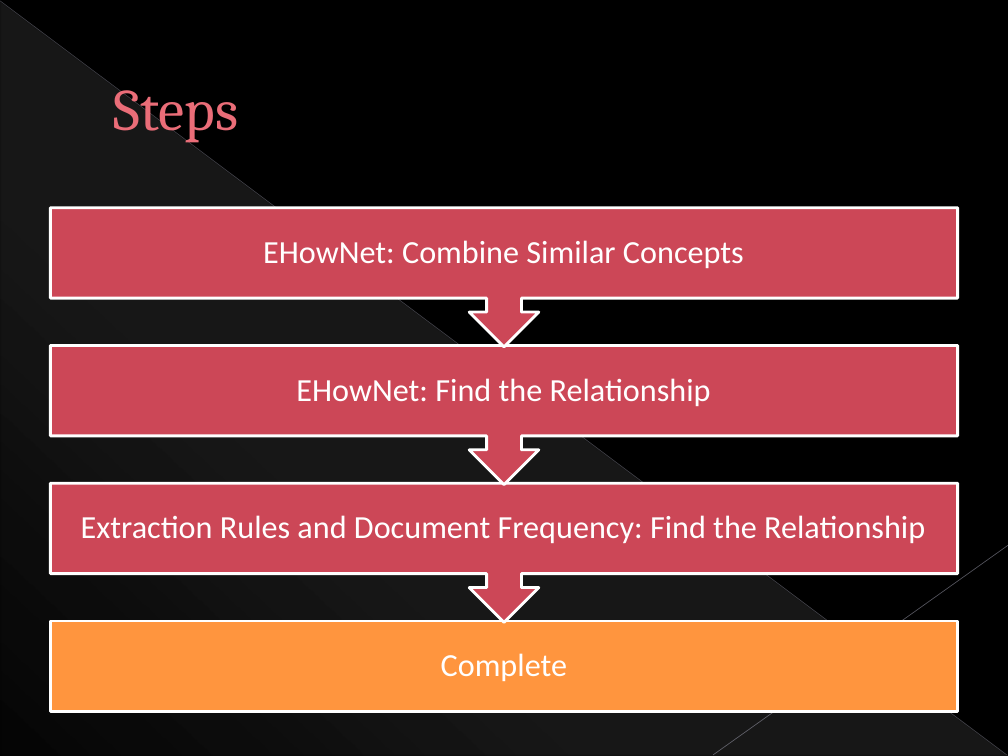
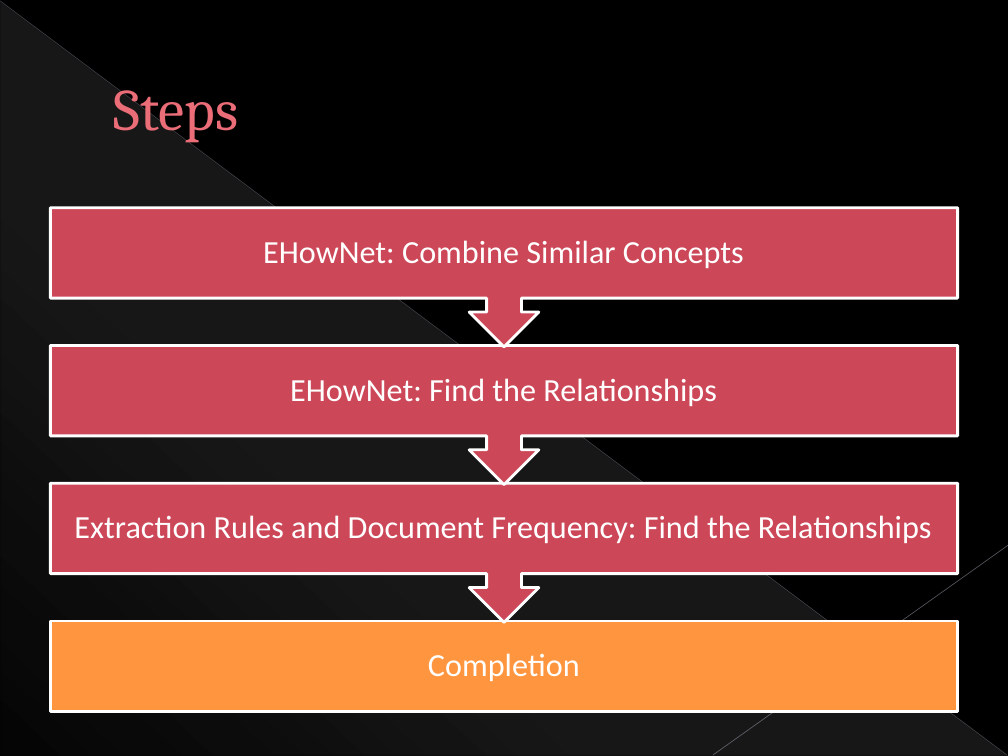
Before and after one commit to alei76/OntologyAcquisition, a slide deck: slide 13 of presentation.pptx. Drawn at 1008x756 pixels with LibreOffice and Linux fonts; fonts in the diff are those of the drawing. Boxes give left, top, right and bottom in pixels: in the first picture for what was removed or moved away, otherwise in the second. Text is boxed around its words. In the diff, an @@ line names an element or a change of style, - is before the commit and + after.

```diff
--- a/presentation.pptx
+++ b/presentation.pptx
@@ text at box(290, 378, 716, 406): text changed @@
-EHowNet: Find the Relationship
+EHowNet: Find the Relationships
@@ text at box(74, 515, 931, 543): text changed @@
-Extraction Rules and Document Frequency: Find the Relationship
+Extraction Rules and Document Frequency: Find the Relationships
@@ text at box(428, 653, 580, 681): text changed @@
-Complete
+Completion
```
Also in this commit, not shown: 5 other slides changed, 6 other files.
